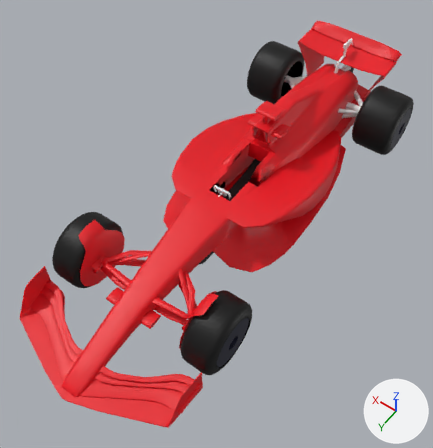
One commit to the FBX model Assets/Models/F1 Car.fbx: the scene before it, then after it.
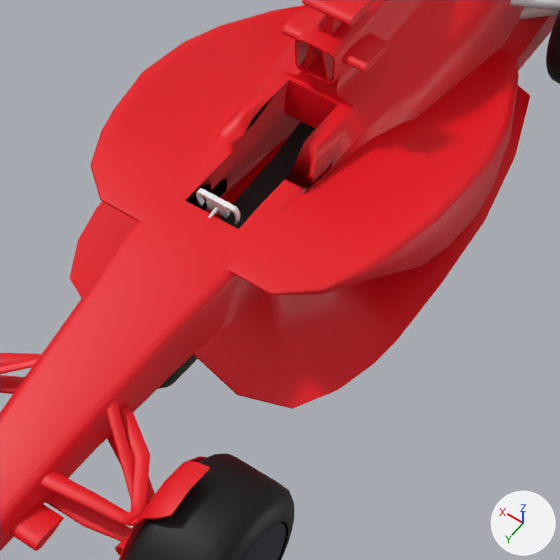
Each version is shown whole from a camera (50 mm lens) standing at (-1.67, 2.73, 3.85) and looking at (-0.02, 0.42, 0.22), then close up on the part from 31% to 83% of the width and 25% to 74% of the height. Lighting does not change. The marker at lower right points along +X, +Y and +Z. Vertices at the same position are counted once.

Script lines for the objects in view, before the commit:
```python
me_cube_018 = bpy.data.meshes.new('Cube.018')
me_cube_018.from_pydata(...)  # 181 vertices, 174 faces; spans x -0.18..0.18, y -1.78..0.76, z 0.04..0.31
# faces by material slot: [172, 2]
me_cube_018.materials.append(mat_brick_001)  # black #262626
me_cube_018.materials.append(mat_lights_001)  # black #000000
me_cylinder_051 = bpy.data.meshes.new('Cylinder.051')
me_cylinder_051.from_pydata(...)  # 61 vertices, 50 faces; spans x -0.444..-0.091, y 0.97..1.264, z 0.258..0.405
me_cylinder_051.materials.append(mat_material)  # its picture is missing
me_plane_029 = bpy.data.meshes.new('Plane.029')
me_plane_029.from_pydata(...)  # 1268 vertices, 1200 faces; spans x -0.55..0.55, y -1.7..2.04, z 0.04..0.75
me_plane_029.materials.append(mat_material)  # its picture is missing
ob_body = bpy.data.objects.new('Body', me_plane_029)
ob_body.location = (0.0, 0.0, 0.0)
ob_cube_007 = bpy.data.objects.new('Cube.007', me_cube_018)
ob_cube_007.location = (0.0, 0.0, 0.0)
ob_pushrod = bpy.data.objects.new('Pushrod', me_cylinder_051)
ob_pushrod.location = (0.0, 0.0, 0.0)
# also in view: 'Left Wing' at (-0.11, -0.3, 0.68); 'Antenna' at (0.0, -0.3, 0.84); 'Top Wishbone' at (-0.25, 1.12, 0.34); 'Cylinder' at (-0.48, 1.19, 0.32); 'Cylinder.004' at (-0.15, 1.37, 0.27)
```
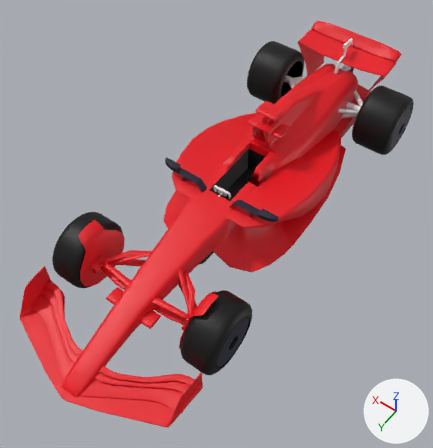
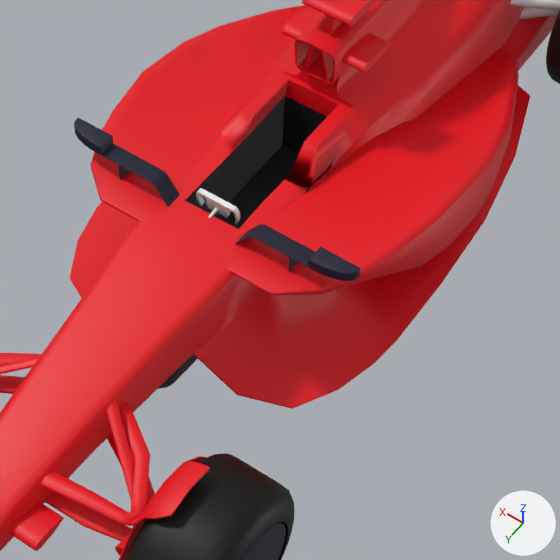
Where the change shows, as pixel boxes (x1, y1, x2, y2) in the close-ups (560 x 560 px):
'Right Mirror', added: after (74, 118, 179, 207)
'Left Mirror', added: after (236, 224, 361, 281)
part 1 of me_plane_029, built on: before (181, 110, 293, 227); after (181, 110, 298, 229)
part 2 of me_plane_029, recoloured: before (227, 96, 327, 174); after (227, 96, 327, 203)
'Cube.007', unchanged, covered by the edit: before (158, 122, 315, 389); after (158, 355, 198, 389)

The change in detail:
Material 'Material.006' (mat_material_006) is new.
Its base color is (0.0117, 0.0117, 0.0117) (black #1c1c1c).
Material 'Material.007' (mat_material_007) is new.
Its base color is (0.00605, 0.007, 0.0262) (dark blue #12142d).
Material 'Material.008' (mat_material_008) is new.
Its base color is (0.8, 0.8, 0.8) (white #e7e7e7).
me_plane_029 is used by ob_body; location (0.0, 0.0, 0.0).
me_plane_029 had 1268 vertices, 1200 faces and spanned x -0.55..0.55, y -1.7..2.04, z 0.04..0.75.
me_plane_029 now has 1269 vertices, 1211 faces and spans x -0.55..0.55, y -1.7..2.04, z 0.04..0.75.
Part 1, on me_plane_029:
6 vertices are removed from x -0.1..0.1, y 0.23, z 0.4..0.48.
10 faces are deleted.
11 vertices in x -0.1..0.1, y -0.17..0.14, z 0.4..0.41 move by (0.0, 0.0, -0.15).
7 new vertices lie (0.0, 0.0, -0.23) away from vertices in x -0.1..0.1, y 0.23..0.36, z 0.48.
15 new faces join them, mat_material_006 (black #1c1c1c).
6 new faces join them, mat_material (its picture is missing).
me_plane_029 part 2: 10 faces spanning x -0.1..0.1, y -0.17..0.14, z 0.25..0.48 switch from mat_material (its picture is missing) to mat_material_006 (black #1c1c1c).
Mesh me_cube_024 is new.
It has 213 vertices, 194 faces and spans x 0.119..0.498, y 0.324..0.407, z 0.474..0.581.
Faces by material slot: [193, 1].
It uses material mat_material_007 (dark blue #12142d).
It uses material mat_material_008 (white #e7e7e7).
Mesh me_cube_021 is new.
It has 213 vertices, 194 faces and spans x -0.498..-0.119, y 0.324..0.407, z 0.474..0.581.
Faces by material slot: [193, 1].
It uses material mat_material_007 (dark blue #12142d).
It uses material mat_material_008 (white #e7e7e7).
Object 'Right Mirror' (ob_right_mirror) is new; it shows me_cube_024.
Its location is (0.0, 0.0, 0.0).
Object 'Left Mirror' (ob_left_mirror) is new; it shows me_cube_021.
Its location is (0.0, 0.0, 0.0).
